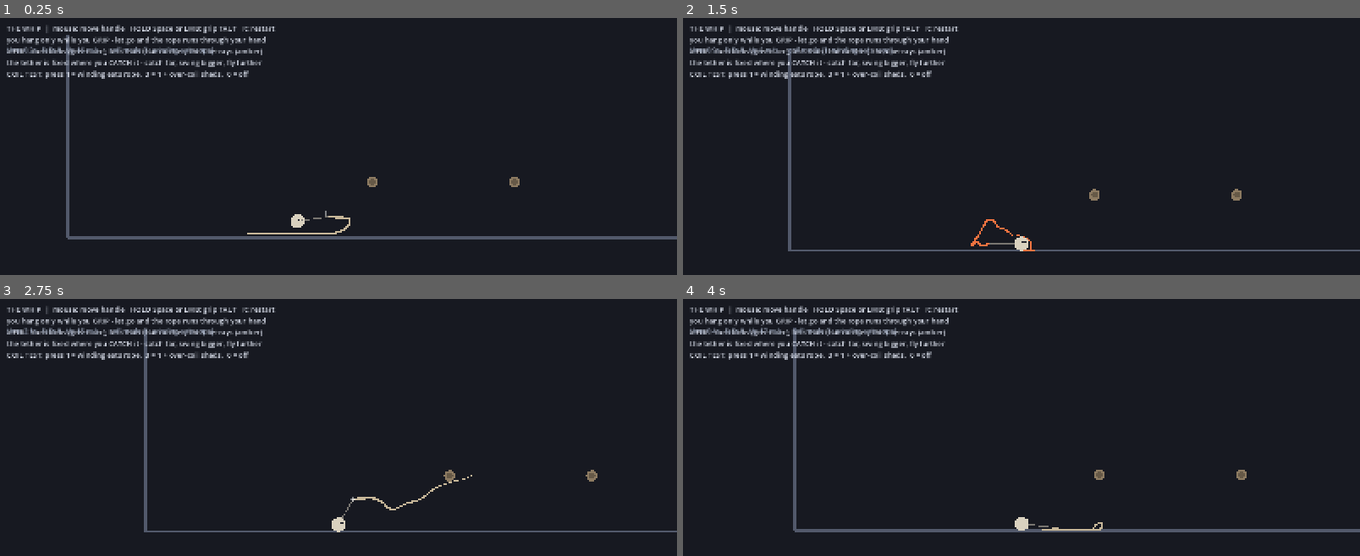
Above: before the commit, frames 1-4 (two rows, left to right).
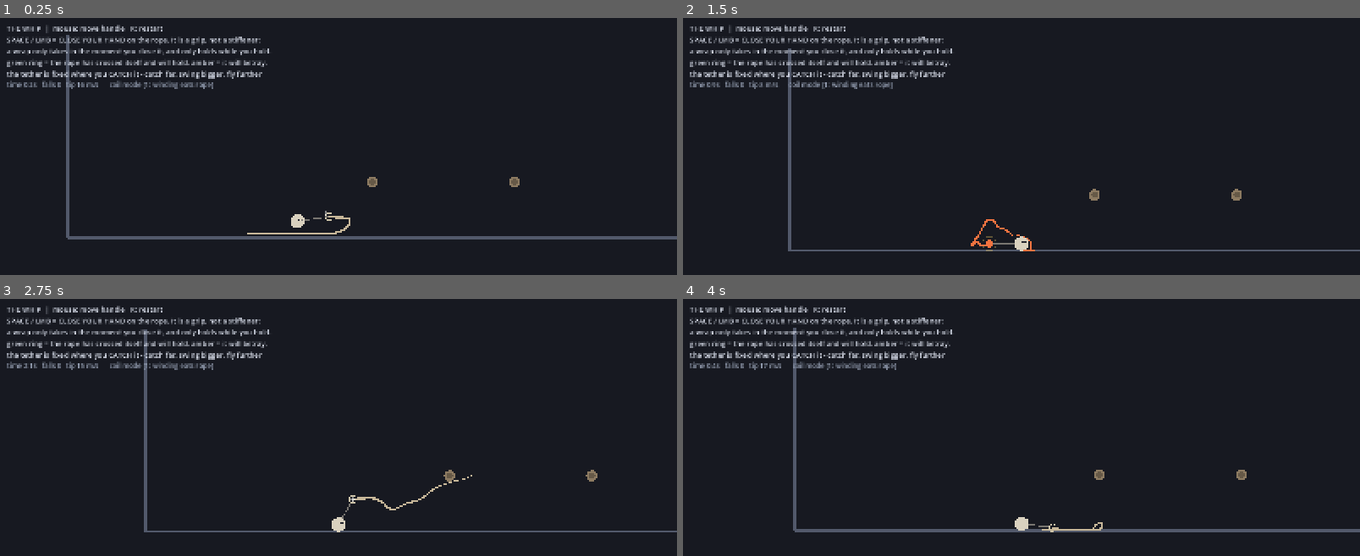
Above: after the commit, the same moments.

Repository: MrPopo32/Whip
Game: Godot game, scene res://main.tscn
The game is run twice, just before and just after one commit, with the same random seed, the same clock (stepped at 60 frames per second) and the same inputs.
Inputs (mouse positions are in pixels of both pictures, inside the frame that each line leads up to):
- Up to frame 1 (0.25 s): no input
- Up to frame 2 (1.5 s): tap Enter at 0.5 s; move the mouse to (1170, 190) at 0.52 s; tap R at 0.6 s; click (1170, 190) at 0.67 s; tap Space at 0.77 s; drag from (886, 226) to (outside the picture) at 1.27 s
- Up to frame 3 (2.75 s): move the mouse to (406, 404) at 2.02 s; tap 1 at 2.1 s; click (406, 404) at 2.17 s
- Up to frame 4 (4 s): drag from (outside the picture) to (818, 432) at 2.77 s; move the mouse to (1224, 545) at 3.52 s; tap R at 3.6 s; click (1224, 545) at 3.67 s; tap Space at 3.77 s

The runs differ from the first frame. In frame 1, 3.0% of the frame differs, in the area x 1-49%, y 2-79%; in frame 2, 3.0%, in the area x 1-47%, y 2-91%; in frame 3, 3.0%; in frame 4, 3.0%.

Commit message:
Grip is a trigger; pinch is judged over a window
Playtest: "it feels like it should connect but doesnt - the beam stays orange
not green", and "im just kindve holding it down and praying".

Both were real defects, not misunderstanding:

- 43% of amber catches were WRONG. The verdict was decided from one sample of
  the self-pinch test 6 ticks after engagement, but a thrown wrap first
  crosses its own standing part anywhere from 0 to 20 ticks later. Wraps that
  really had crossed - one sustained for 32 ticks - were judged partial and
  paid out. Now the pinch is watched over a 30-tick window and locks on two
  consecutive pinched ticks. Only a real crossing can flip the verdict, so
  this does not reopen the theta-creep defect the no-upgrade rule guards.

- The pinch predicate used chain-index distance to tell a riding turn from a
  hairpin kink in the tail. That cannot work: a turn is ~11 segments round a
  fat beam but only 3-4 round a thin one. Replaced with the winding of chain
  BETWEEN the crossing strands (turns measure 0.81-1.11, kinks 0.01-0.27).

- Grip was a LATCH, not a trigger: while held, the sim chose the instant of
  engagement itself and the player's press time was discarded. That is an
  auto-catch - it handed over 78% of available locks for no timing, and
  stretched a 100 ms physical window into 1900 ms. Closing your hand is now
  the act of catching, within a 250 ms window. It also stops you collecting
  beams by accident while hanging on another.

Feedback: the hand renders open vs closed and flashes as it closes; the wrap
ring now distinguishes merely-touching (grey), caught-but-will-betray (amber)
and pinched (green), and a slipping wrap draws its loss.

Gates green; lock-rate texture and level audit bit-identical to the previous
checkpoint.

Diff:
--- a/main.gd
+++ b/main.gd
@@ -130,6 +130,7 @@
 # included, is spooled onto the beam (measured: 24 of 26 particles).
 var a_lastth := PackedFloat32Array()  # |theta| last tick, to see winding grow
 var a_shed := PackedInt32Array()      # timer for shedding an over-wound coil
+var a_prun := PackedInt32Array()      # consecutive ticks this wrap has pinched
 var a_wlo := PackedInt32Array()
 var a_whi := PackedInt32Array()
 const PAYOUT_TICKS := 8               # one segment pays through per interval
@@ -175,6 +176,7 @@
 var slipping := false
 var grounded := false          # body resting on terrain this tick
 var tick_count := 0
+var grip_edge := -999                 # tick the hand last closed
 var run_ticks := 0
 var finished := false
 var falls := 0
@@ -215,6 +217,21 @@
 const COIL_EXCESS := 1.5              # rad past th_full before a coil sheds
 const PINCH_RAD := 0.10               # m: how close to the beam a self-crossing
                                       # has to be to count as a pinch
+const PINCH_TURN := 0.75              # turns of chain that must lie between the
+                                      # two crossing strands for it to be a real
+                                      # riding turn rather than a tail kink
+const PINCH_RUN := 2                  # consecutive ticks pinched before locking
+const LOCK_WINDOW := 30               # ticks a catch has to produce a pinch
+# GRIP IS A TRIGGER, NOT A LATCH. A wrap can only be caught in the moments
+# after you CLOSE your hand - not at any time while it happens to be closed.
+# Holding the button down used to let the simulation choose the instant of
+# engagement itself, which is an auto-catch: the button armed it, the machine
+# fired it. Measured, that handed over 78% of all available locks for no
+# timing at all, and stretched a 100 ms physical window into a 1900 ms one.
+# Closing your hand IS the act of catching - which is also why you can no
+# longer collect beams by accident while hanging on to another one.
+const GRIP_WINDOW := 15               # ticks after closing your hand in which
+                                      # a wrap can take (250 ms)
 const COIL_SHED_TICKS := 6            # how fast an over-wound coil pays out
 var pin_min_idx := 3                  # earliest chain index that may hold a wrap
 var anchor_mu := 0.40                 # chain friction on a beam BEFORE a wrap
@@ -248,10 +265,10 @@
 	hud.position = Vector2(16, 12)
 	hud.add_theme_font_size_override("font_size", 17)
 	hud.add_theme_color_override("font_color", Color(0.85, 0.87, 0.92))
-	hud.text = "THE WHIP  |  mouse: move handle   HOLD Space or LMB: grip TAUT   R: restart\nyou hang only while you GRIP - let go and the rope runs through your hand\na FULL turn locks (green arc); less than that catches, then betrays (amber)\nthe tether is fixed where you CATCH it - catch far, swing bigger, fly further\nCOIL TEST: press 1 = winding eats rope,  3 = 1 + over-coil sheds,  0 = off"
+	hud.text = "THE WHIP  |  mouse: move handle   R: restart\nSPACE / LMB = CLOSE YOUR HAND on the rope. It is a grip, not a stiffener:\na wrap only takes in the moment you close it, and only holds while you hold.\ngreen ring = the rope has crossed itself and will hold. amber = it will betray.\nthe tether is fixed where you CATCH it - catch far, swing bigger, fly further"
 	canvas.add_child(hud)
 	status = Label.new()
-	status.position = Vector2(16, 64)
+	status.position = Vector2(16, 146)
 	status.add_theme_font_size_override("font_size", 16)
 	status.add_theme_color_override("font_color", Color(0.62, 0.66, 0.74))
 	canvas.add_child(status)
@@ -281,6 +298,7 @@
 		a_armed[k] = 1
 		a_lastth[k] = 0.0
 		a_shed[k] = 0
+		a_prun[k] = 0
 		a_pin0[k] = -1
 		a_pend[k] = 0
 		a_ength[k] = 0.0
@@ -393,6 +411,7 @@
 		a_whi.append(0)
 		a_lastth.append(0.0)
 		a_shed.append(0)
+		a_prun.append(0)
 
 func _reset() -> void:
 	pos.resize(NP); prv.resize(NP)
@@ -480,6 +499,8 @@
 
 # ---------------------------------------------------------------- sim tick --
 func step_tick(cursor_world_m: Vector2, grip: bool) -> void:
+	if grip and not taut:
+		grip_edge = tick_count        # the hand just closed: this is the catch
 	taut = grip
 	cursor_m = cursor_world_m
 	target_m = body_pos + (cursor_m - body_pos).limit_length(REACH)
@@ -821,12 +842,23 @@
 	for i in range(NP - 1):
 		if pos[i].distance_to(c) < near or pos[i + 1].distance_to(c) < near:
 			idx.append(i)
+	# Winding of the chain BETWEEN the two crossing strands is what separates a
+	# real riding turn from a hairpin kink in the tail: measured, turns carry
+	# 0.81-1.11 of a turn between strands and kinks carry 0.01-0.27, a clean
+	# gulf. Chain-index distance cannot do it - a turn is ~11 segments round a
+	# fat beam but only 3-4 round a thin one, so any fixed index gap both
+	# admits fat-beam kinks and rejects thin-beam turns.
+	var wind := PackedFloat32Array()
+	wind.resize(NP)
+	wind[0] = 0.0
+	for i in range(NP - 1):
+		wind[i + 1] = wind[i] + (pos[i] - c).angle_to(pos[i + 1] - c)
 	var lim: float = a_r[k] + PINCH_RAD
 	for ai in idx.size():
 		for bi in range(ai + 1, idx.size()):
 			var i: int = idx[ai]
 			var j: int = idx[bi]
-			if j - i < 3:
+			if absf(wind[j] - wind[i]) < PINCH_TURN * TAU:
 				continue
 			var x := _seg_cross(pos[i], pos[i + 1], pos[j], pos[j + 1])
 			if x.x == INF:
@@ -843,7 +875,7 @@
 		if not engaged:
 			if th < th_rel:
 				a_armed[k] = 1        # fully unwound: this anchor can catch again
-			if taut and th >= th_part and a_lockidx[k] >= pin_min_idx 					and a_armed[k] == 1:
+			if taut and tick_count - grip_edge <= GRIP_WINDOW and th >= th_part and a_lockidx[k] >= pin_min_idx and a_armed[k] == 1:
 				# engage: pin the rope's material point at the anchor, tether
 				# at the CURRENT distance -> no snap on catch
 				var li := a_lockidx[k]
@@ -859,6 +891,7 @@
 				a_minth[k] = th
 				a_lastth[k] = th
 				a_shed[k] = 0
+				a_prun[k] = 0
 				# snapshot which chain is in this wrap, as offsets from the pin
 				var wlo := li
 				var whi := li
@@ -916,12 +949,22 @@
 				# used to exceed the entire partial-to-locked gap - so most
 				# locks were manufactured after the throw was already over.
 				# Min also refuses a lock won by a one-tick transient spike.
+				# Watch for the pinch over a WINDOW rather than sampling once.
+				# Engagement fires while the whip is still landing, but the
+				# crossing arrives anywhere from 0 to 20 ticks later, so a
+				# single sample at tick 6 permanently misjudged 43% of
+				# partials - wraps that really had crossed, sustained for up
+				# to 32 ticks, paid out anyway. Only a real crossing can flip
+				# the verdict, so this cannot reopen the theta-creep defect
+				# that the no-upgrade rule guards against.
 				a_pend[k] += 1
 				a_minth[k] = minf(a_minth[k], th)
-				if a_pend[k] >= CLASSIFY_TICKS:
-					# LOCKED means the chain is pinched against the beam by
-					# its own standing part, not that a number got large
-					a_locked[k] = 1 if _pinch(k) else 0
+				a_prun[k] = a_prun[k] + 1 if _pinch(k) else 0
+				if a_prun[k] >= PINCH_RUN:
+					a_locked[k] = 1
+					a_ength[k] = a_minth[k]
+				elif a_pend[k] >= LOCK_WINDOW:
+					a_locked[k] = 0
 					a_ength[k] = a_minth[k]
 				continue
 			# NO upgrade path. A partial used to be able to become locked if
@@ -1023,10 +1066,21 @@
 		draw_circle(c, r * 0.55, Color(0.4, 0.35, 0.28))
 		var th := absf(a_theta[k])
 		if th > 0.3:
-			var locked := a_freelen[k] >= 0.0 and a_locked[k] == 1
-			var col := Color(0.95, 0.75, 0.2) if not locked \
-				else Color(0.3, 0.9, 0.45)
+			# Three states, three readings - the amber ring used to mean all of
+			# "merely touching", "caught but will betray" and "pending" at once,
+			# so a wrap that was about to hold looked exactly like one that never
+			# would.
+			var engaged := a_freelen[k] >= 0.0
+			var locked := engaged and a_locked[k] == 1
+			var col := Color(0.55, 0.55, 0.60)              # merely touching
+			if locked:
+				col = Color(0.3, 0.9, 0.45)                 # pinched: it holds
+			elif engaged:
+				col = Color(0.95, 0.75, 0.2)                # caught, not pinched
 			draw_arc(c, r + 8.0, -PI / 2.0, -PI / 2.0 + th, 24, col, 3.0)
+			if engaged and not locked and slipping:
+				draw_arc(c, r + 13.0, -PI / 2.0, -PI / 2.0 + th, 24,
+					Color(0.95, 0.35, 0.2, 0.8), 2.0)
 			for h in range(1, int(th / PI) + 1):
 				var ang := -PI / 2.0 + PI * h
 				draw_circle(c + Vector2.from_angle(ang) * (r + 8.0), 4.0, col)
@@ -1050,6 +1104,18 @@
 	draw_circle(bp + Vector2(11, -4), 2.2, Color(0.15, 0.15, 0.18))
 	# arm hint: body -> handle
 	draw_line(bp, pos[0] * PPM, Color(0.85, 0.82, 0.75, 0.5), 3.0)
+
+	# THE HAND. Grip is a clamp, not rigidity, so draw a fist closing on the
+	# rope - and flash it as it closes, because that instant is now the catch.
+	var hp := pos[0] * PPM
+	if taut:
+		var fresh := clampf(1.0 - float(tick_count - grip_edge) / float(GRIP_WINDOW), 0.0, 1.0)
+		draw_circle(hp, 9.0, Color(0.95, 0.45, 0.25))
+		if fresh > 0.0:
+			draw_arc(hp, 11.0 + 9.0 * (1.0 - fresh), 0.0, TAU, 20,
+				Color(1.0, 0.85, 0.4, fresh * 0.9), 2.0)
+	else:
+		draw_arc(hp, 9.0, 0.6, TAU - 0.6, 16, Color(0.80, 0.76, 0.66), 2.5)
 
 	# hand target crosshair (your own input state, not a prediction)
 	var tp := target_m * PPM
